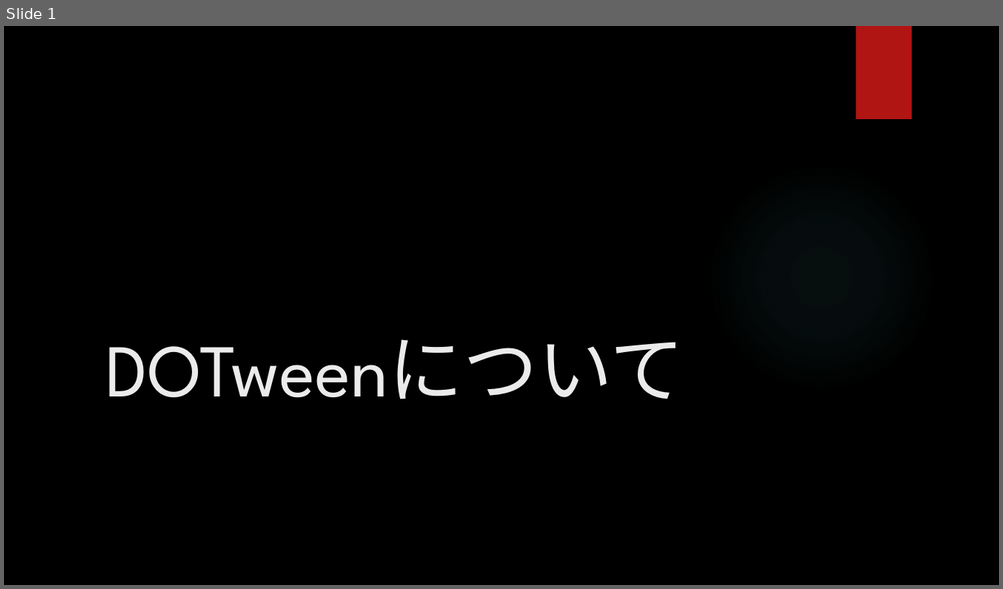
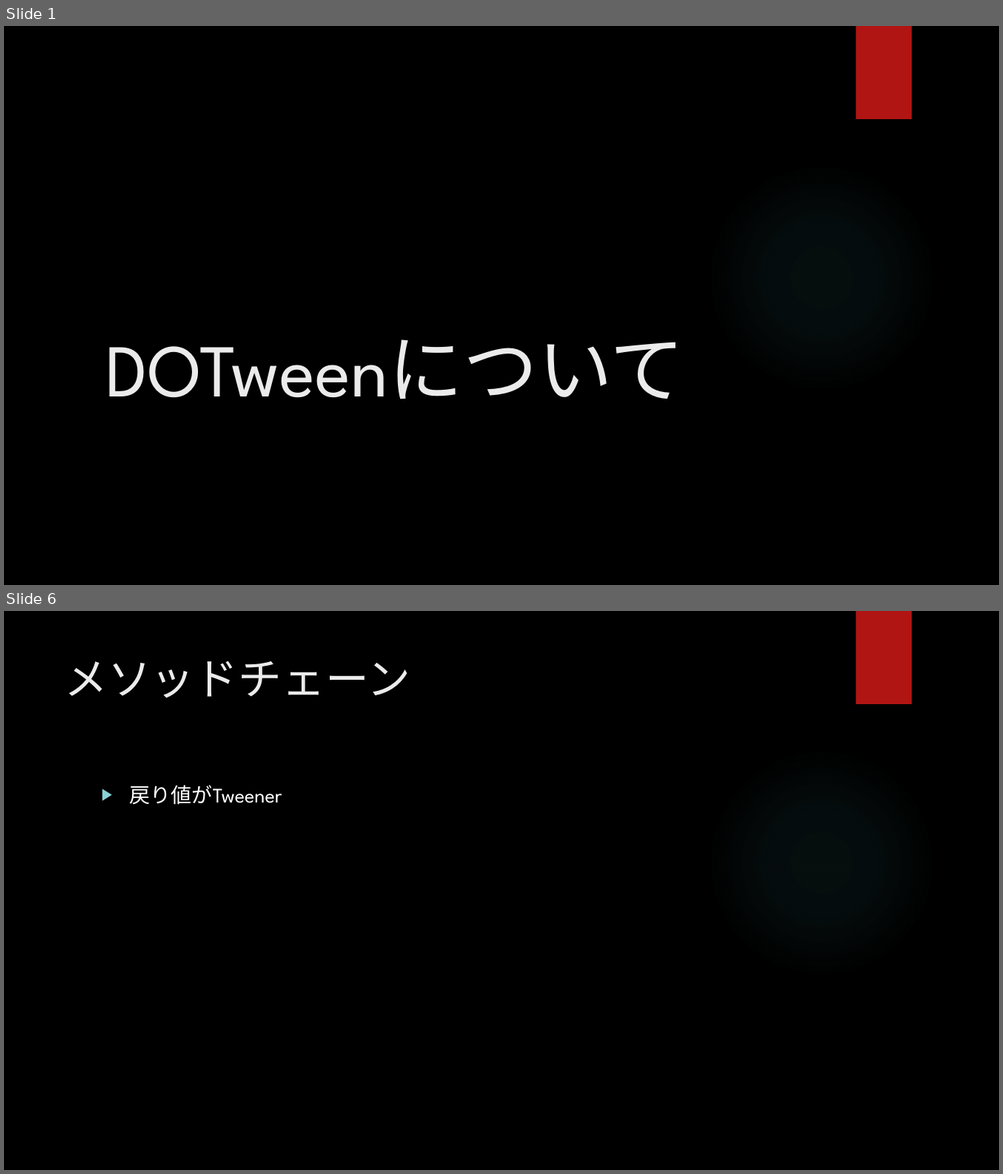
Before and after one commit to hopesnow/Study, a slide deck: RHStudy/Documents/プレゼンテーション1.pptx. Shown one above the other, each under a label of ours: slide 1 before the commit, slides 1 and 6 after it; the slides between them are not shown. The pictures are 1003x589 and 1003x1174 pixels, drawn with LibreOffice and Linux fonts; fonts in the diff are those of the drawing; background and template pictures are left out. Boxes give left, top, right and bottom in pixels: in the first picture for what was removed or moved away, otherwise in the second. Text is boxed around its words. In the diff, an @@ line names an element or a change of style, - is before the commit and + after.

```diff
--- a/RHStudy/Documents/プレゼンテーション1.pptx
+++ b/RHStudy/Documents/プレゼンテーション1.pptx
@@ slide 6 added at bbox=[4, 611, 999, 1170], background picture (left out); not listed: 2 template elements that a slide beside it also shows @@
@@ title added at bbox=[64, 661, 410, 698], 42 pt, text #EBEBEB @@
+メソッドチェーン
@@ text added at bbox=[130, 785, 282, 805], 20 pt, text #FFFFFF @@
+▶ 戻り値がTweener
```
Also in this commit, not shown: 9 other slides added, 2 other files.
